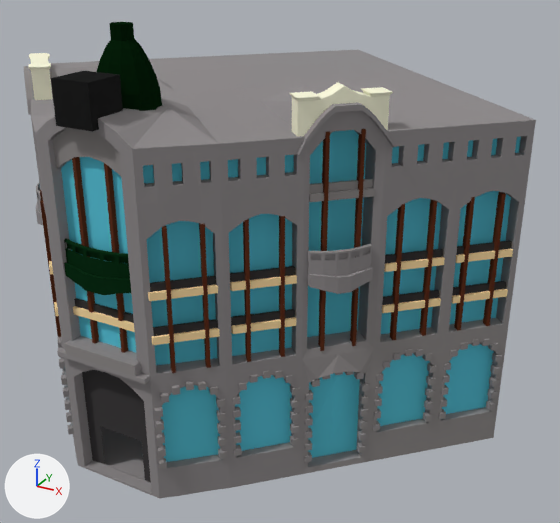
Before and after pictures for a commit that changed the Blender file TheOvercoat/Assets/Models(blend)/Yapılar/ImportantArchitecture/CafeZinger/CafeSinger10.blend.
Camera for both pictures: a 50 mm camera at (28.3, -42.3, 33.3) aimed at (2.8, 4.1, 10.1). Every picture has the same lights, and +X, +Y and +Z are marked at lower left. Objects named as collision shapes, trigger or cutter boxes, shadow casters or lower levels of detail are left out.

The scene before the commit, as lines of its bpy script (objects in view):
```python
me_cube = bpy.data.meshes.new('Cube')
me_cube.from_pydata(...)  # 1912 vertices, 1661 faces; spans x 0.0..19.9, y -12.8..23.7, z 0.5..28.3
me_cube.materials.append(mat_material)
ob_cafesinger10_lod0 = bpy.data.objects.new('CafeSinger10_LOD0', me_cube)
ob_cafesinger10_lod0.location = (0.0, 0.0, 0.0)
_m = ob_cafesinger10_lod0.modifiers.new('Mirror', 'MIRROR')
_m.use_clip = True
```
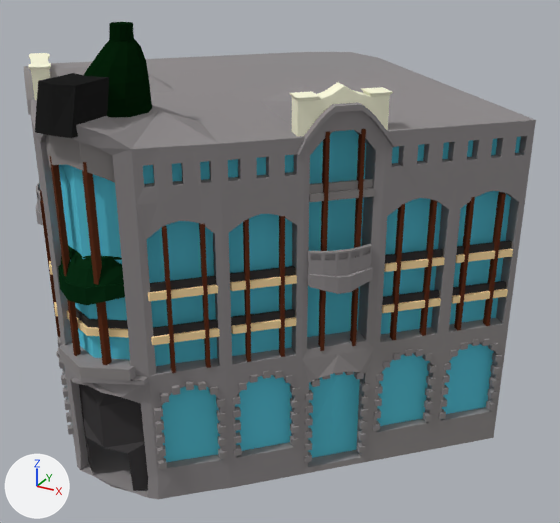
What differs and where, as boxes (x1, y1, x2, y2) in the pictures (560 x 523 px; the box of a moved part takes in the faces that stretch with it):
```json
{"part": 1, "of": "me_cube", "change": "moved or reshaped", "before": [31, 23, 401, 499], "after": [31, 23, 401, 499]}
```

Edits to the scene script, one JSON object a line:
```json
{"block": "me_cube", "where": "# used by ob_cafesinger10_lod0; location = (0.0, 0.0, 0.0)"}
{"op": "remove", "block": "me_cube", "code": "me_cube.from_pydata(...)  # 1912 vertices, 1661 faces; spans x 0.0..19.9, y -12.8..23.7, z 0.5..28.3"}
{"op": "add", "block": "me_cube", "code": "me_cube.from_pydata(...)  # 1911 vertices, 1659 faces; spans x 0.0..19.9, y -14.4..22.1, z 0.5..28.3"}
{"block": "me_cube", "change": "me_cube part 1"}
{"block": "me_cube", "change": "3 vertices are removed from x 0.0..2.7, y -11.6, z 0.6..0.7"}
{"block": "me_cube", "change": "17 faces are deleted"}
{"block": "me_cube", "change": "45 vertices in x 0.0..1.3, y -12.8..23.7, z 0.5..25.5 move by (0.0, -1.6, 0.0)"}
{"block": "me_cube", "change": "34 vertices in x 0.0..1.1, y -12.3..17.9, z 0.5..24.8 move by (0.0, -1.7, 0.0)"}
{"block": "me_cube", "change": "26 vertices in x 0.0..2.5, y -12.3..-7.2, z 0.5..26.3 move by (0.0, -0.6, 0.0)"}
{"block": "me_cube", "change": "24 vertices in x 0.0..3.3, y -12.8..7.2, z 0.5..27.2 move by (0.0, -0.1, 0.0)"}
{"block": "me_cube", "change": "19 vertices in x 0.0..2.5, y -12.4..18.7, z 0.5..26.3 move by (0.0, -0.7, 0.0)"}
{"block": "me_cube", "change": "13 vertices in x 0.0..3.0, y -12.3..19.3, z 0.5..27.2 move by (0.0, -0.2, 0.0)"}
{"block": "me_cube", "change": "109 vertices move from x 0.0..3.3, y -12.8..18.2, z 0.5..27.1 to x 0.0..3.3, y -14.4..16.8, z 0.5..27.1"}
{"block": "me_cube", "change": "2 vertices are added at (2.7, -12.8, 0.6), (0.0, -12.9, 0.6)"}
{"block": "me_cube", "change": "15 new faces join them"}
```
